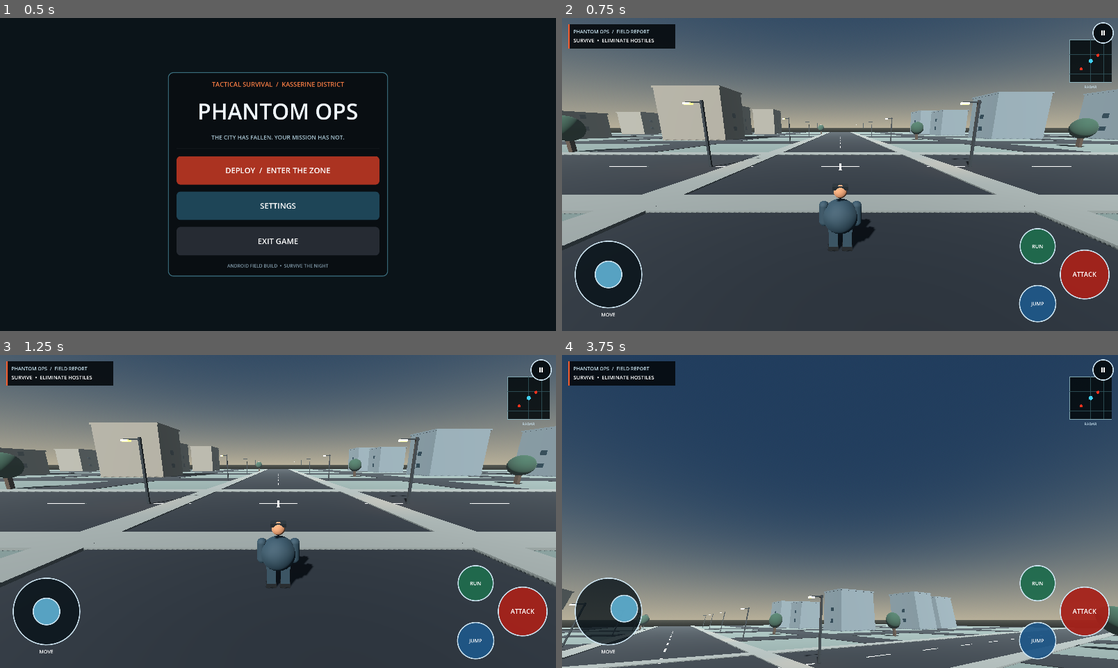
Above: before the commit, frames 1-4 (two rows, left to right).
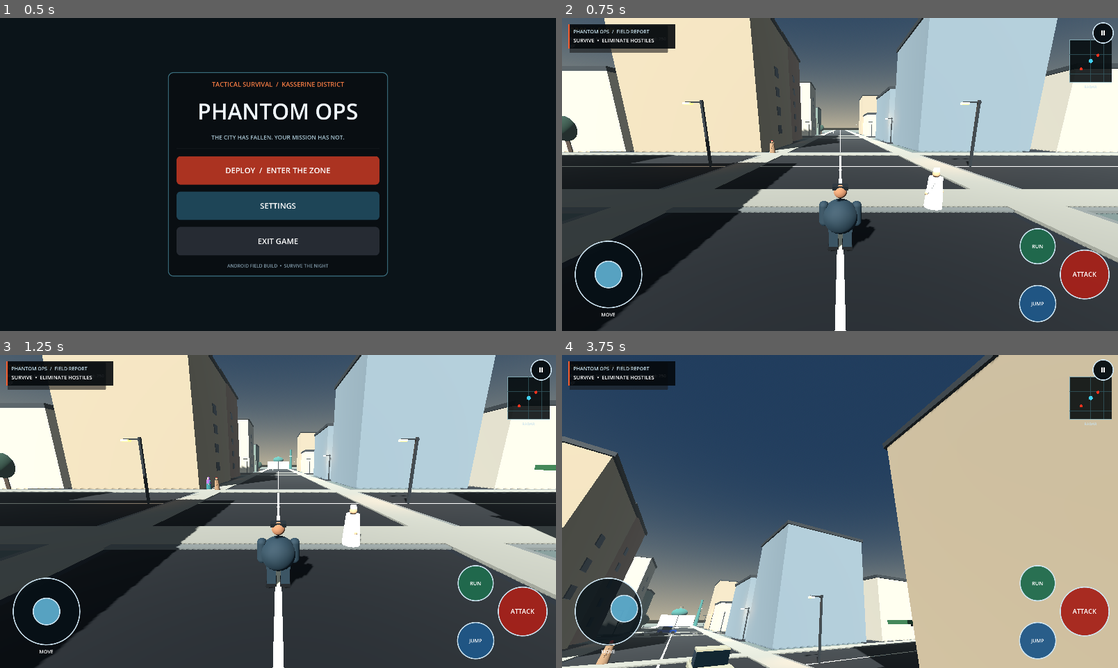
Above: after the commit, the same moments.

Repository: Gass-OS/Phantom-Ops
Game: Godot game, scene res://scenes/main_menu.tscn
Same seed, same stepped clock (60 frames per second), same inputs: the game is played once before the commit and once after it.
Inputs (mouse positions are in pixels of both pictures, inside the frame that each line leads up to):
- Up to frame 1 (0.5 s): no input
- Up to frame 2 (0.75 s): click "DEPLOY / ENTER THE ZONE" at 0.5 s
- Up to frame 3 (1.25 s): no input
- Up to frame 4 (3.75 s): tap Enter (ui_accept) at 1.25 s; drag from (840, 511) to (895, 442) at 1.27 s; drag from (728, 527) to (812, 574) at 2.02 s; move the mouse to (895, 442) at 2.77 s; hold Right (ui_right) 2.78-3.5 s; drag from (812, 574) to (673, 464) at 3.52 s

Frame 1 is identical in both runs. In frame 2, 49% of the frame differs, in the area x 0-100%, y 0-100%; in frame 3, 50%; in frame 4, 54%.
Error before the commit: Parse Error: Invalid argument for "_prop_box()" function: argument 5 should be "Color" but is "StandardMaterial3D". (res://scripts/city_expansion.gd:81)

Commit message:
Fix mixed color and material inputs in city props

Diff:
--- a/project/scripts/city_expansion.gd
+++ b/project/scripts/city_expansion.gd
@@ -57,12 +57,17 @@
 	label.outline_size = 8
 	parent.add_child(label)
 
-func _prop_box(parent: Node3D, caption: String, size: Vector3, at: Vector3, color: Color) -> MeshInstance3D:
+func _prop_box(parent: Node3D, caption: String, size: Vector3, at: Vector3, surface: Variant) -> MeshInstance3D:
 	var mesh := BoxMesh.new()
 	mesh.size = size
-	var material := StandardMaterial3D.new()
-	material.albedo_color = color
-	material.roughness = 0.88
+	var material: Material
+	if surface is Color:
+		var color_material := StandardMaterial3D.new()
+		color_material.albedo_color = surface
+		color_material.roughness = 0.88
+		material = color_material
+	else:
+		material = surface as Material
 	mesh.material = material
 	var item := MeshInstance3D.new()
 	item.name = caption
